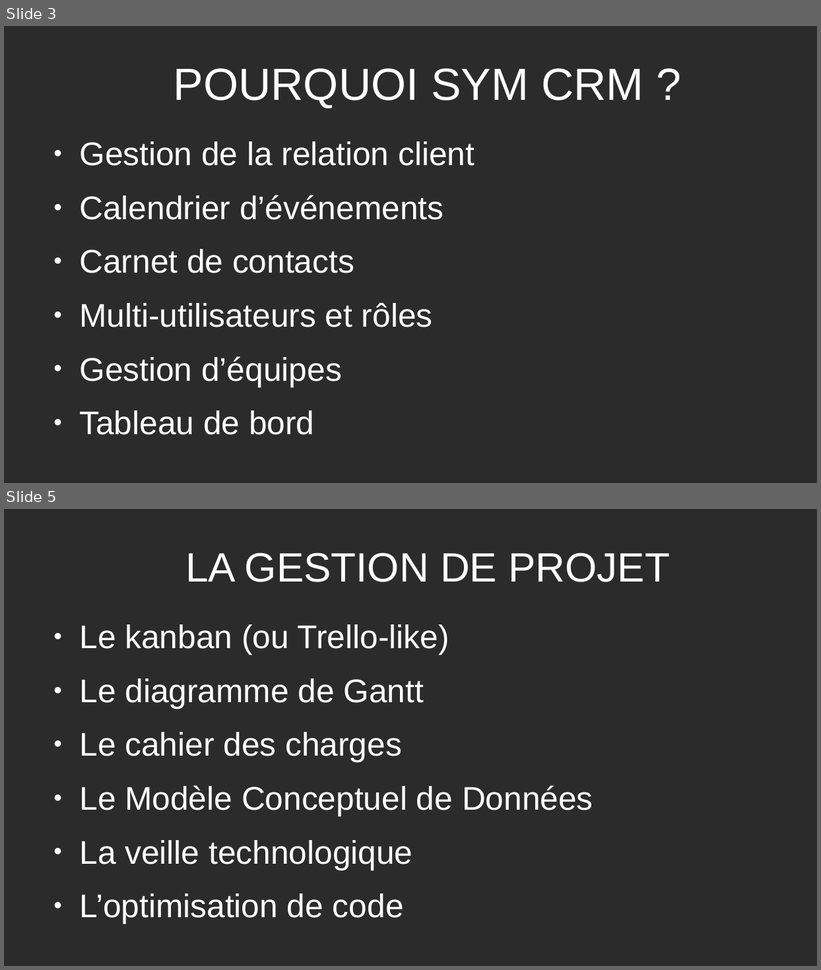
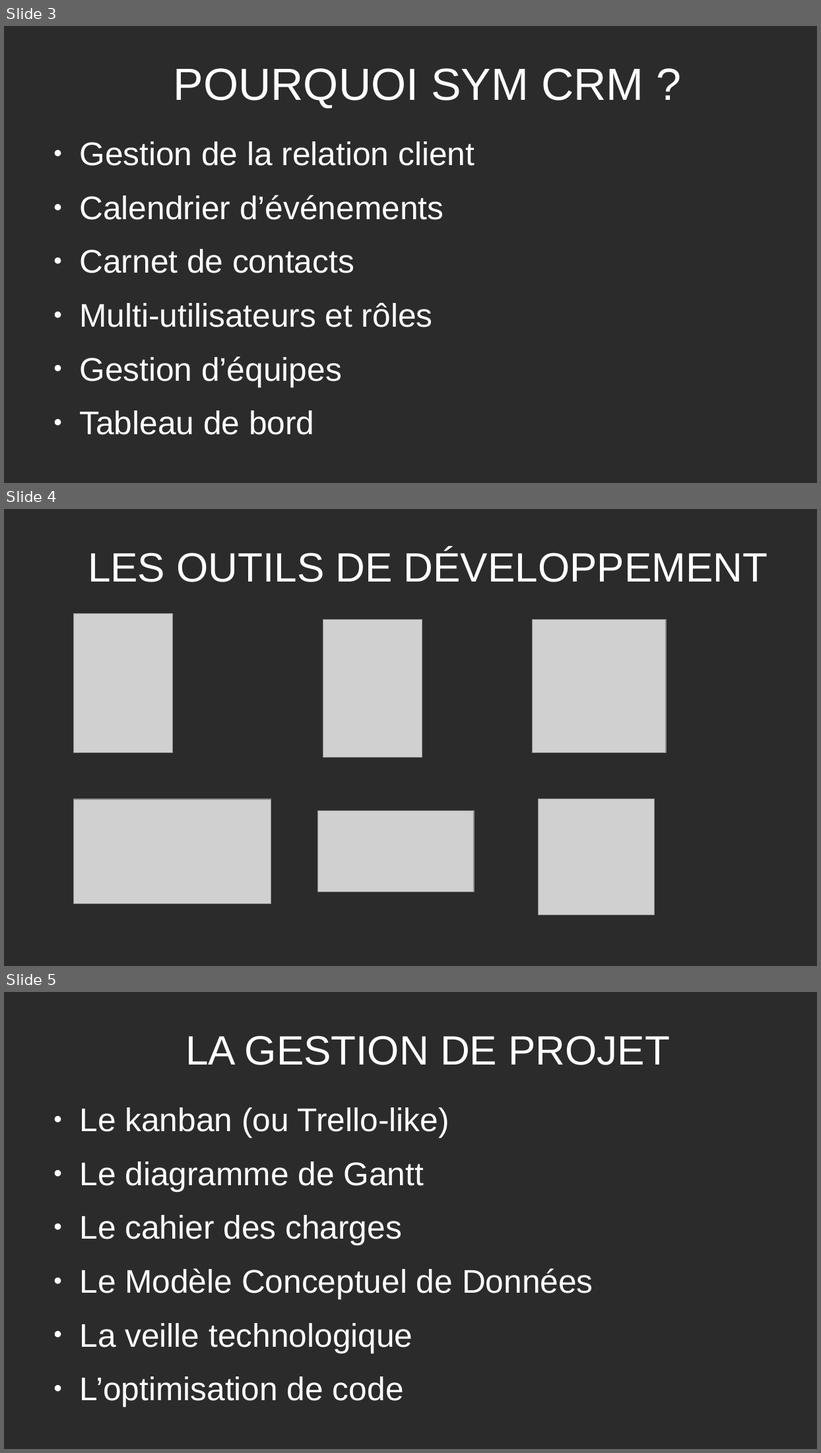
Before and after one commit to Lukam90/Sym-CRM, a slide deck: application/document/Presentation-Sym-CRM-LH.odp. Shown one above the other, each under a label of ours: slides 3 and 5 before the commit, slides 3, 4 and 5 after it; the slides between them are not shown. The pictures are 821x970 and 821x1453 pixels, drawn with LibreOffice and Linux fonts; fonts in the diff are those of the drawing; grey boxes stand for pictures; background and template pictures are left out; a plain dark background stands for a picture behind light text. Boxes give left, top, right and bottom in pixels: in the first picture for what was removed or moved away, otherwise in the second. Text is boxed around its words. In the diff, an @@ line names an element or a change of style, - is before the commit and + after.

```diff
--- a/application/document/Presentation-Sym-CRM-LH.odp
+++ b/application/document/Presentation-Sym-CRM-LH.odp
@@ slide 4 added at (x1=4, y1=509, x2=817, y2=966), background picture (left out) @@
@@ title added at (x1=88, y1=549, x2=768, y2=582), 40 pt, text #FFFFFF @@
+LES OUTILS DE DÉVELOPPEMENT
@@ picture added at (x1=73, y1=614, x2=172, y2=753) @@
@@ picture added at (x1=323, y1=620, x2=422, y2=758) @@
@@ picture added at (x1=533, y1=620, x2=667, y2=753) @@
@@ picture added at (x1=73, y1=799, x2=271, y2=904) @@
@@ picture added at (x1=538, y1=799, x2=654, y2=916) @@
@@ picture added at (x1=318, y1=811, x2=474, y2=892) @@
```
Also in this commit, not shown: 2 slides changed, 1 other slide added, 1 slide removed, 14 other files.
